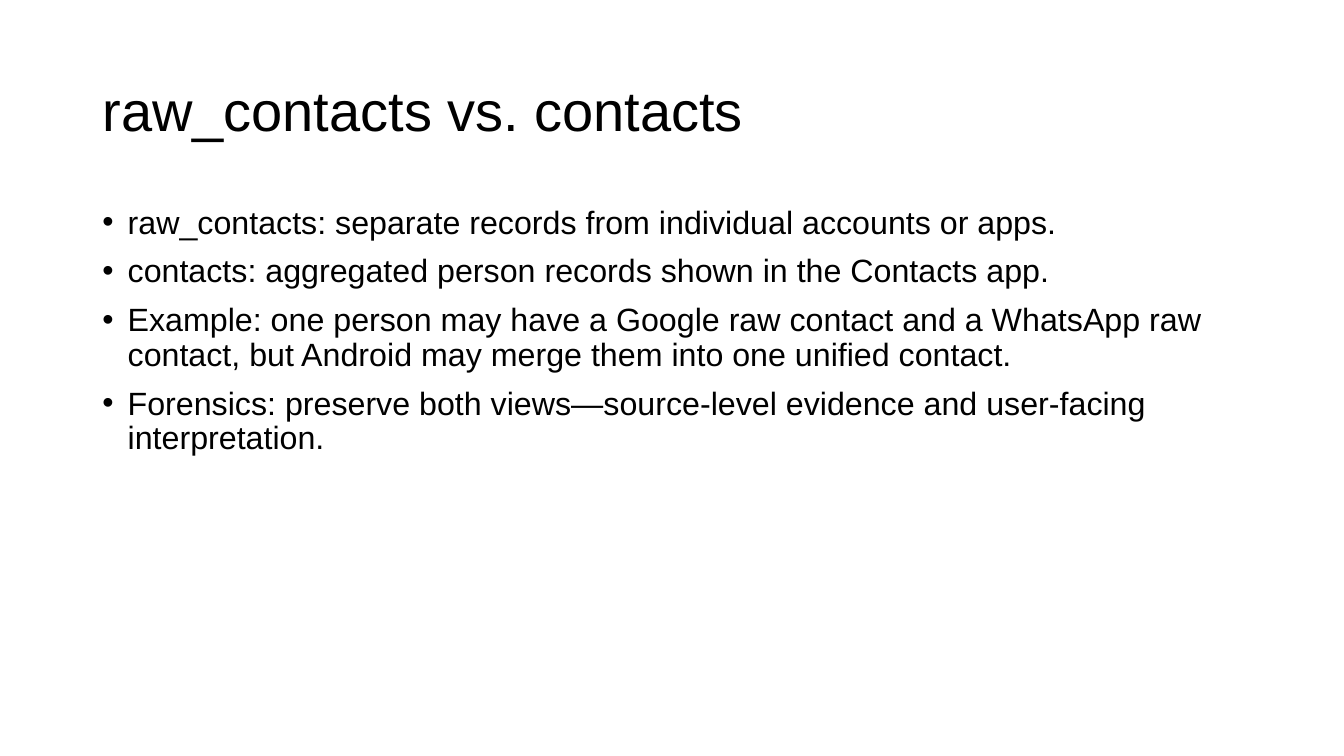
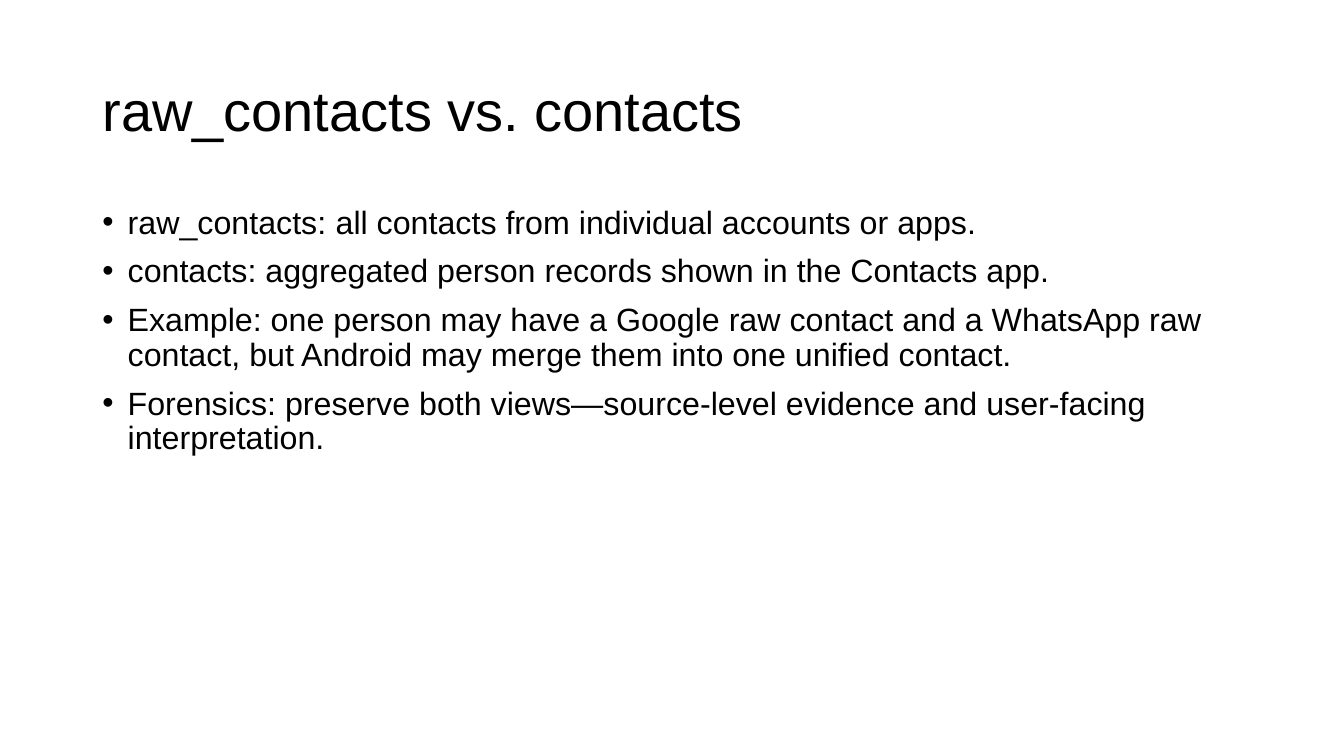
Before and after one commit to frankwxu/digital-forensics-lab, a slide deck: slide 22 of Android10/5_1_2_AOSP_App_Investigations_Contacts.pptx. Drawn at 1344x756 pixels with LibreOffice and Linux fonts; fonts in the diff are those of the drawing; background and template pictures are left out. Boxes give left, top, right and bottom in pixels: in the first picture for what was removed or moved away, otherwise in the second. Text is boxed around its words. In the diff, an @@ line names an element or a change of style, - is before the commit and + after.

```diff
--- a/Android10/5_1_2_AOSP_App_Investigations_Contacts.pptx
+++ b/Android10/5_1_2_AOSP_App_Investigations_Contacts.pptx
@@ text at <box>128,210,976,240</box>: text changed @@
-• raw_contacts: separate records from individual accounts or apps.
+• raw_contacts: all contacts from individual accounts or apps.
```
Also in this commit, not shown: 1 other slide changed, 1 other file.
